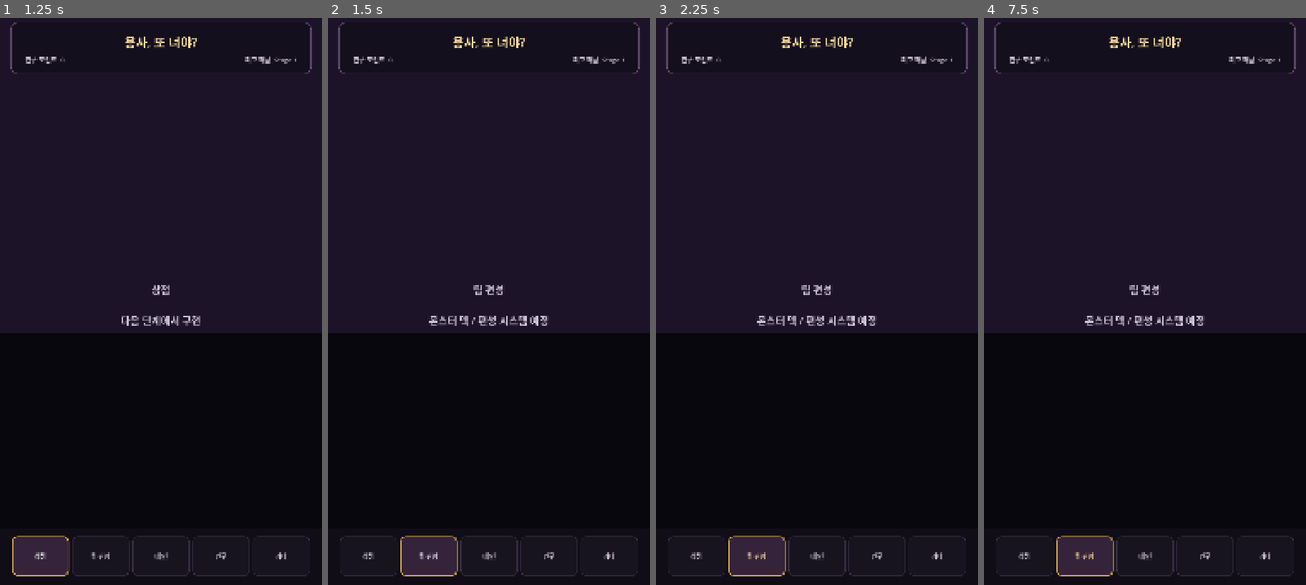
Above: before the commit, frames 1-4 (left to right).
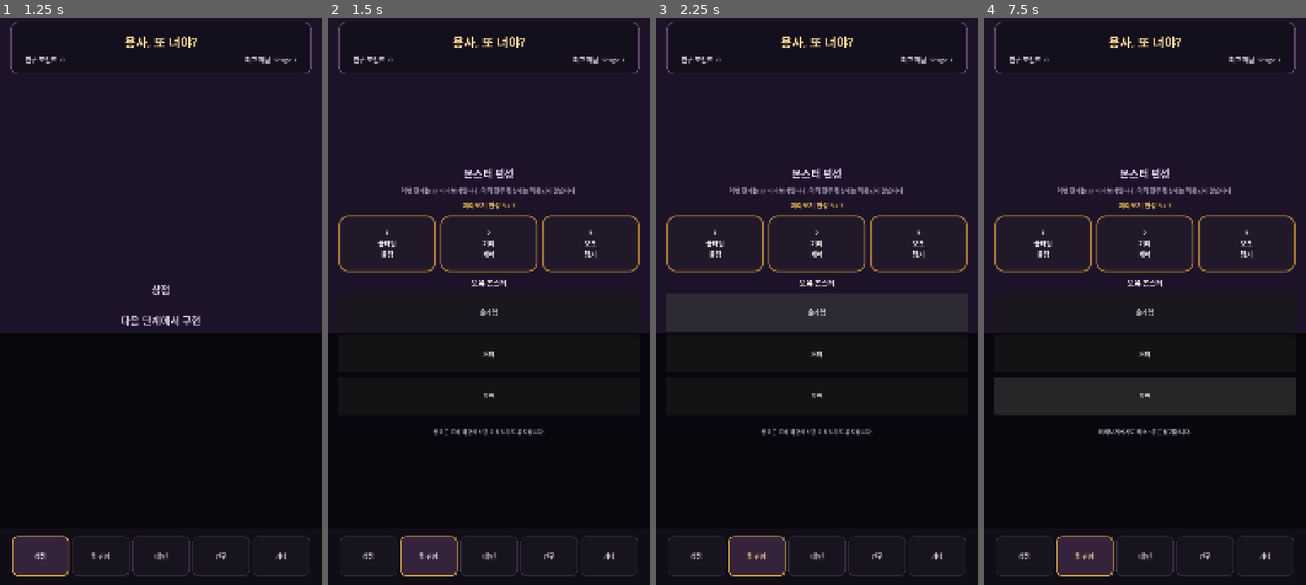
Above: after the commit, the same moments.

Repository: MinSung0732/Again-Hero-
Game: Godot game, scene res://src/lobby/Lobby.tscn
Same seed, same stepped clock (60 frames per second), same inputs: the game is played once before the commit and once after it.
Inputs (mouse positions are in pixels of both pictures, inside the frame that each line leads up to):
- Up to frame 1 (1.25 s): click "상점" at 0.5 s
- Up to frame 2 (1.5 s): click "팀 편성" at 1.25 s
- Up to frame 3 (2.25 s): click (817, 312) at 2 s, where only the run after the commit has a clickable "슬라임"
- Up to frame 4 (7.5 s): click (1145, 352) at 2.75 s, where only the run after the commit has a clickable "거미"; click "메인" at 3.5 s; click "연구" at 4.25 s; click "기타" at 5 s; click "상점" at 5.75 s; click "팀 편성" at 6.5 s; click (1145, 397) at 7.25 s, where only the run after the commit has a clickable "오크"

Frame 1 is identical in both runs. In frame 2, 2.6% of the frame differs, in the area x 3-97%, y 26-74%; in frame 3, 2.6%; in frame 4, 8.8%.
Error after the commit: Invalid call to function 'get_name' in base 'GDScript'. Expected 0 argument(s). (res://src/lobby/lobby.gd:279)

Commit message:
feat: add team loadout lobby preview

Diff:
--- a/src/lobby/Lobby.tscn
+++ b/src/lobby/Lobby.tscn
@@ -121,18 +121,114 @@
 grow_horizontal = 2
 grow_vertical = 2
 
-[node name="Placeholder" type="Label" parent="SafeArea/Layout/Content/TeamTab"]
-layout_mode = 1
-anchors_preset = 15
-anchor_right = 1.0
-anchor_bottom = 1.0
-grow_horizontal = 2
-grow_vertical = 2
-theme_override_colors/font_color = Color(0.83, 0.79, 0.87, 1)
+[node name="TeamLayout" type="VBoxContainer" parent="SafeArea/Layout/Content/TeamTab"]
+layout_mode = 1
+anchors_preset = 15
+anchor_right = 1.0
+anchor_bottom = 1.0
+grow_horizontal = 2
+grow_vertical = 2
+theme_override_constants/separation = 18
+alignment = 1
+
+[node name="Title" type="Label" parent="SafeArea/Layout/Content/TeamTab/TeamLayout"]
+layout_mode = 2
+theme_override_colors/font_color = Color(0.95, 0.87, 1, 1)
 theme_override_font_sizes/font_size = 34
-text = "팀 편성\n\n몬스터 덱 / 편성 시스템 예정"
-horizontal_alignment = 1
-vertical_alignment = 1
+text = "몬스터 편성"
+horizontal_alignment = 1
+
+[node name="Guide" type="Label" parent="SafeArea/Layout/Content/TeamTab/TeamLayout"]
+layout_mode = 2
+theme_override_colors/font_color = Color(0.68, 0.62, 0.73, 1)
+theme_override_font_sizes/font_size = 20
+text = "이번 단계는 UI 미리보기입니다. 아직 전투 편성에는 적용되지 않습니다."
+horizontal_alignment = 1
+autowrap_mode = 2
+
+[node name="Summary" type="Label" parent="SafeArea/Layout/Content/TeamTab/TeamLayout"]
+layout_mode = 2
+theme_override_colors/font_color = Color(0.95, 0.76, 0.36, 1)
+theme_override_font_sizes/font_size = 22
+text = "미리보기 편성 3 / 3"
+horizontal_alignment = 1
+autowrap_mode = 2
+
+[node name="SlotRow" type="HBoxContainer" parent="SafeArea/Layout/Content/TeamTab/TeamLayout"]
+custom_minimum_size = Vector2(0, 190)
+layout_mode = 2
+theme_override_constants/separation = 14
+
+[node name="Slot1" type="PanelContainer" parent="SafeArea/Layout/Content/TeamTab/TeamLayout/SlotRow"]
+layout_mode = 2
+size_flags_horizontal = 3
+
+[node name="Label" type="Label" parent="SafeArea/Layout/Content/TeamTab/TeamLayout/SlotRow/Slot1"]
+layout_mode = 2
+theme_override_font_sizes/font_size = 22
+text = "1\n슬라임\n물량"
+horizontal_alignment = 1
+vertical_alignment = 1
+
+[node name="Slot2" type="PanelContainer" parent="SafeArea/Layout/Content/TeamTab/TeamLayout/SlotRow"]
+layout_mode = 2
+size_flags_horizontal = 3
+
+[node name="Label" type="Label" parent="SafeArea/Layout/Content/TeamTab/TeamLayout/SlotRow/Slot2"]
+layout_mode = 2
+theme_override_font_sizes/font_size = 22
+text = "2\n거미\n제어"
+horizontal_alignment = 1
+vertical_alignment = 1
+
+[node name="Slot3" type="PanelContainer" parent="SafeArea/Layout/Content/TeamTab/TeamLayout/SlotRow"]
+layout_mode = 2
+size_flags_horizontal = 3
+
+[node name="Label" type="Label" parent="SafeArea/Layout/Content/TeamTab/TeamLayout/SlotRow/Slot3"]
+layout_mode = 2
+theme_override_font_sizes/font_size = 22
+text = "3\n오크\n탱커"
+horizontal_alignment = 1
+vertical_alignment = 1
+
+[node name="ListTitle" type="Label" parent="SafeArea/Layout/Content/TeamTab/TeamLayout"]
+layout_mode = 2
+theme_override_font_sizes/font_size = 24
+text = "보유 몬스터"
+horizontal_alignment = 1
+
+[node name="MonsterList" type="VBoxContainer" parent="SafeArea/Layout/Content/TeamTab/TeamLayout"]
+layout_mode = 2
+theme_override_constants/separation = 14
+
+[node name="Monster1Button" type="Button" parent="SafeArea/Layout/Content/TeamTab/TeamLayout/MonsterList"]
+custom_minimum_size = Vector2(0, 126)
+layout_mode = 2
+theme_override_font_sizes/font_size = 21
+text = "슬라임"
+
+[node name="Monster2Button" type="Button" parent="SafeArea/Layout/Content/TeamTab/TeamLayout/MonsterList"]
+custom_minimum_size = Vector2(0, 126)
+layout_mode = 2
+theme_override_font_sizes/font_size = 21
+text = "거미"
+
+[node name="Monster3Button" type="Button" parent="SafeArea/Layout/Content/TeamTab/TeamLayout/MonsterList"]
+custom_minimum_size = Vector2(0, 126)
+layout_mode = 2
+theme_override_font_sizes/font_size = 21
+text = "오크"
+
+[node name="Status" type="Label" parent="SafeArea/Layout/Content/TeamTab/TeamLayout"]
+custom_minimum_size = Vector2(0, 78)
+layout_mode = 2
+theme_override_colors/font_color = Color(0.72, 0.67, 0.77, 1)
+theme_override_font_sizes/font_size = 19
+text = "선택은 로비 화면에서만 미리보기로 유지됩니다."
+horizontal_alignment = 1
+vertical_alignment = 1
+autowrap_mode = 2
 
 [node name="MainTab" type="Control" parent="SafeArea/Layout/Content"]
 layout_mode = 1
--- a/src/lobby/lobby.gd
+++ b/src/lobby/lobby.gd
@@ -4,6 +4,7 @@
 const HERO_PROFILES := preload("res://src/data/hero_profiles.gd")
 const STAGE_PROGRESS := preload("res://src/systems/stage_progress.gd")
 const RESEARCH_CATALOG := preload("res://src/data/research_catalog.gd")
+const MONSTER_CATALOG := preload("res://src/data/monster_catalog.gd")
 
 const BATTLE_SCENE_PATH := "res://src/main/Main.tscn"
 
@@ -22,6 +23,15 @@
 @onready var main_button: Button = $BottomNav/NavMargin/NavButtons/MainButton
 @onready var research_button: Button = $BottomNav/NavMargin/NavButtons/ResearchButton
 @onready var other_button: Button = $BottomNav/NavMargin/NavButtons/OtherButton
+
+@onready var team_summary_label: Label = $SafeArea/Layout/Content/TeamTab/TeamLayout/Summary
+@onready var team_slot_1_label: Label = $SafeArea/Layout/Content/TeamTab/TeamLayout/SlotRow/Slot1/Label
+@onready var team_slot_2_label: Label = $SafeArea/Layout/Content/TeamTab/TeamLayout/SlotRow/Slot2/Label
+@onready var team_slot_3_label: Label = $SafeArea/Layout/Content/TeamTab/TeamLayout/SlotRow/Slot3/Label
+@onready var team_monster_1_button: Button = $SafeArea/Layout/Content/TeamTab/TeamLayout/MonsterList/Monster1Button
+@onready var team_monster_2_button: Button = $SafeArea/Layout/Content/TeamTab/TeamLayout/MonsterList/Monster2Button
+@onready var team_monster_3_button: Button = $SafeArea/Layout/Content/TeamTab/TeamLayout/MonsterList/Monster3Button
+@onready var team_status_label: Label = $SafeArea/Layout/Content/TeamTab/TeamLayout/Status
 
 @onready var prev_stage_button: Button = $SafeArea/Layout/Content/MainTab/StageLayout/StagePicker/PrevButton
 @onready var next_stage_button: Button = $SafeArea/Layout/Content/MainTab/StageLayout/StagePicker/NextButton
@@ -44,6 +54,9 @@
 var selected_stage_index: int = 0
 var current_tab: String = "main"
 
+var team_monster_ids: Array[String] = []
+var team_preview_ids: Array[String] = []
+
 var panel_style := StyleBoxFlat.new()
 var header_style := StyleBoxFlat.new()
 var stage_card_style := StyleBoxFlat.new()
@@ -63,6 +76,7 @@
 	_build_styles()
 	_apply_styles()
 	_connect_navigation()
+	_setup_team_preview()
 
 	stage_ids = STAGE_CATALOG.get_ordered_stage_ids()
 	if stage_ids.is_empty():
@@ -180,6 +194,13 @@
 	enter_stage_button.add_theme_stylebox_override("hover", primary_button_style)
 	enter_stage_button.add_theme_stylebox_override("pressed", primary_button_style)
 
+	for panel in [
+		$SafeArea/Layout/Content/TeamTab/TeamLayout/SlotRow/Slot1,
+		$SafeArea/Layout/Content/TeamTab/TeamLayout/SlotRow/Slot2,
+		$SafeArea/Layout/Content/TeamTab/TeamLayout/SlotRow/Slot3,
+	]:
+		panel.add_theme_stylebox_override("panel", stage_card_style)
+
 func _connect_navigation() -> void:
 	shop_button.pressed.connect(_switch_tab.bind("shop"))
 	team_button.pressed.connect(_switch_tab.bind("team"))
@@ -191,6 +212,10 @@
 	next_stage_button.pressed.connect(_change_stage.bind(1))
 	enter_stage_button.pressed.connect(_enter_selected_stage)
 
+	team_monster_1_button.pressed.connect(_toggle_team_preview_slot.bind(0))
+	team_monster_2_button.pressed.connect(_toggle_team_preview_slot.bind(1))
+	team_monster_3_button.pressed.connect(_toggle_team_preview_slot.bind(2))
+
 func _switch_tab(tab_id: String) -> void:
 	current_tab = tab_id
 
@@ -206,7 +231,9 @@
 	_refresh_nav_button(research_button, tab_id == "research")
 	_refresh_nav_button(other_button, tab_id == "other")
 
-	if tab_id == "research":
+	if tab_id == "team":
+		_refresh_team_preview()
+	elif tab_id == "research":
 		_rebuild_research_list()
 
 func _refresh_nav_button(button: Button, selected: bool) -> void:
@@ -218,6 +245,97 @@
 		"font_color",
 		Color("ffe29a") if selected else Color("d8cfdf")
 	)
+
+func _setup_team_preview() -> void:
+	team_monster_ids = MONSTER_CATALOG.get_ids()
+	team_monster_ids.sort_custom(
+		func(a: String, b: String) -> bool:
+			return MONSTER_CATALOG.get_base_cost(a) < MONSTER_CATALOG.get_base_cost(b)
+	)
+
+	team_preview_ids.clear()
+	for monster_id in team_monster_ids:
+		if team_preview_ids.size() >= 3:
+			break
+		team_preview_ids.append(monster_id)
+
+	_refresh_team_preview()
+
+func _refresh_team_preview() -> void:
+	var slot_labels: Array[Label] = [
+		team_slot_1_label,
+		team_slot_2_label,
+		team_slot_3_label,
+	]
+	var monster_buttons: Array[Button] = [
+		team_monster_1_button,
+		team_monster_2_button,
+		team_monster_3_button,
+	]
+
+	for slot_index in range(slot_labels.size()):
+		if slot_index < team_preview_ids.size():
+			var monster_id := team_preview_ids[slot_index]
+			slot_labels[slot_index].text = "%d\n%s\n%s" % [
+				slot_index + 1,
+				MONSTER_CATALOG.get_name(monster_id),
+				MONSTER_CATALOG.get_role_label(
+					MONSTER_CATALOG.get_role(monster_id)
+				),
+			]
+		else:
+			slot_labels[slot_index].text = "%d\n빈 슬롯" % (slot_index + 1)
+
+	var selected_names: PackedStringArray = []
+	for monster_id in team_preview_ids:
+		selected_names.append(MONSTER_CATALOG.get_name(monster_id))
+
+	team_summary_label.text = "미리보기 편성 %d / 3 · %s" % [
+		team_preview_ids.size(),
+		" / ".join(selected_names),
+	]
+
+	for index in range(monster_buttons.size()):
+		var button := monster_buttons[index]
+		if index >= team_monster_ids.size():
+			button.visible = false
+			continue
+
+		var monster_id := team_monster_ids[index]
+		var data := MONSTER_CATALOG.get_monster(monster_id)
+		var selected := monster_id in team_preview_ids
+		button.visible = true
+		button.text = "%s  ·  %s  ·  기본 비용 %.0f\n%s" % [
+			String(data.get("name", monster_id)),
+			MONSTER_CATALOG.get_role_label(String(data.get("role", ""))),
+			float(data.get("base_cost", 0.0)),
+			"선택됨 · 탭해서 빼기" if selected else "탭해서 넣기",
+		]
+
+		var style := primary_button_style if selected else secondary_button_style
+		button.add_theme_stylebox_override("normal", style)
+		button.add_theme_stylebox_override("hover", style)
+		button.add_theme_stylebox_override("pressed", style)
+
+func _toggle_team_preview_slot(button_index: int) -> void:
+	if button_index < 0 or button_index >= team_monster_ids.size():
+		return
+
+	var monster_id := team_monster_ids[button_index]
+	if monster_id in team_preview_ids:
+		if team_preview_ids.size() <= 1:
+			team_status_label.text = "미리보기에서도 최소 1종은 남겨둡니다."
+			return
+		team_preview_ids.erase(monster_id)
+		team_status_label.text = "%s 미리보기에서 제외" % MONSTER_CATALOG.get_name(monster_id)
+	else:
+		if team_preview_ids.size() >= 3:
+			team_status_label.text = "미리보기 슬롯은 최대 3칸입니다."
+			return
+		team_preview_ids.append(monster_id)
+		team_status_label.text = "%s 미리보기에 추가" % MONSTER_CATALOG.get_name(monster_id)
+
+	_refresh_team_preview()
 
 func _refresh_header() -> void:
 	var state := STAGE_PROGRESS.load_state()
Not shown, changed: CHANGELOG.md
Not shown, changed: PROJECT_CONTEXT.md
Not shown, changed: docs/ROADMAP.md
